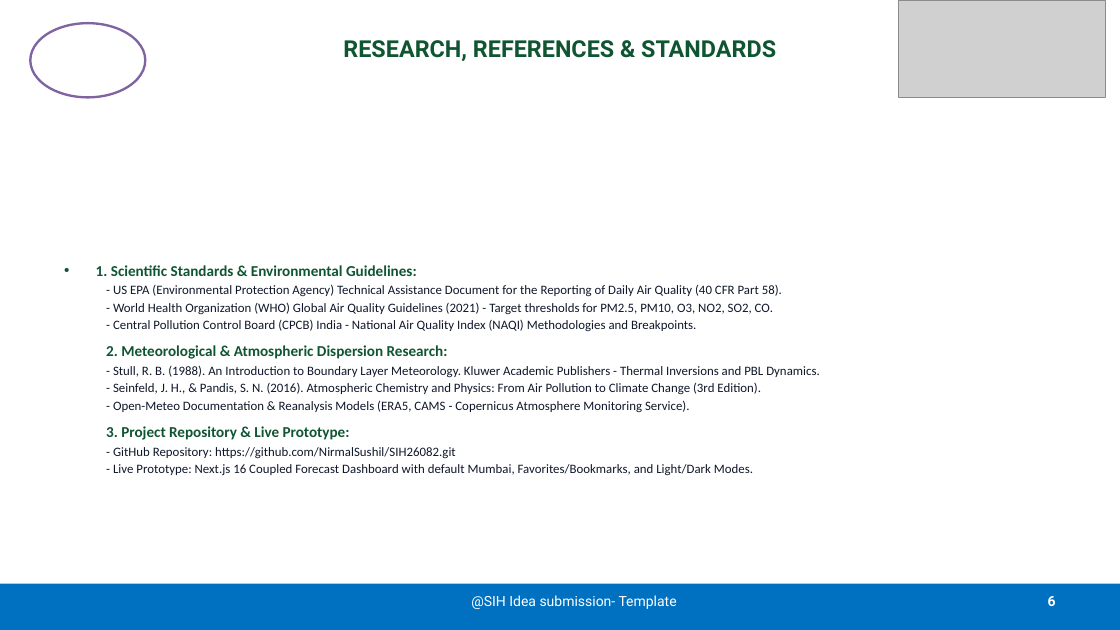
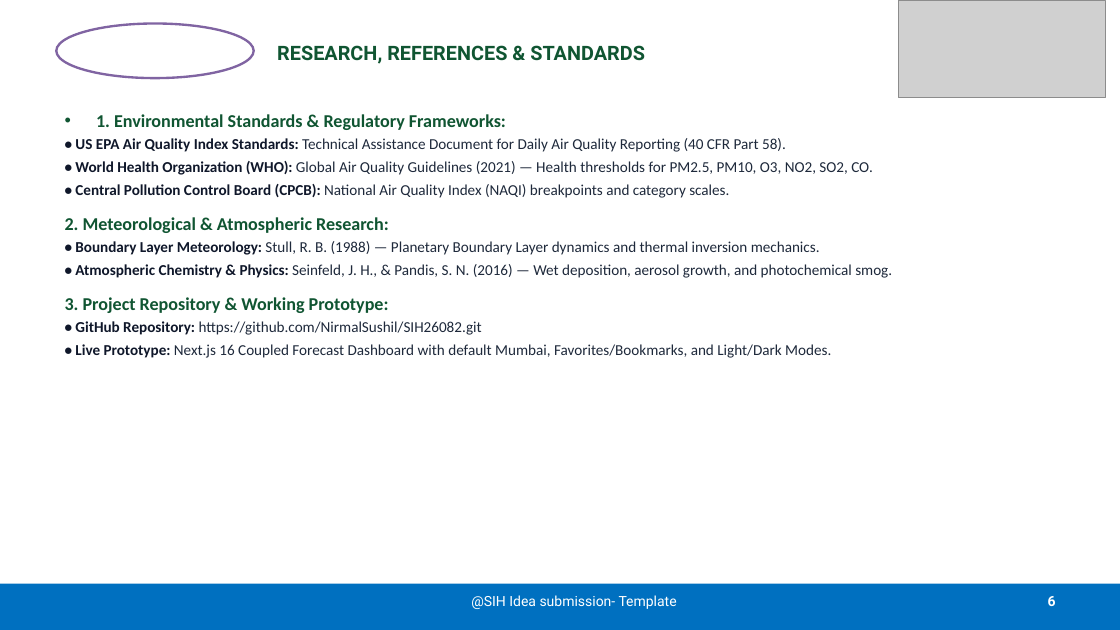
Before and after one commit to NirmalSushil/SIH26082, a slide deck: slide 6 of PPT/SIH2026-IDEA-Presentation-Xtream-09.pptx. Drawn at 1120x630 pixels with LibreOffice and Linux fonts; fonts in the diff are those of the drawing; grey boxes stand for pictures. Boxes give left, top, right and bottom in pixels: in the first picture for what was removed or moved away, otherwise in the second. Text is boxed around its words. In the diff, an @@ line names an element or a change of style, - is before the commit and + after.

Commit message:
fix(ppt): enhance typography, increase font sizes, and optimize shape alignments across all slides

```diff
--- a/PPT/SIH2026-IDEA-Presentation-Xtream-09.pptx
+++ b/PPT/SIH2026-IDEA-Presentation-Xtream-09.pptx
@@ ellipse: place and size @@
-ellipse at (30,24,145,97)
+ellipse at (56,24,254,78)
@@ title "RESEARCH, REFERENCES & STANDARDS": place and size @@
-title "RESEARCH, REFERENCES & STANDARDS" at (343,40,776,61)
+title "RESEARCH, REFERENCES & STANDARDS" at (277,45,645,64)
@@ title "RESEARCH, REFERENCES & STANDARDS" at (277,45,645,64): size 20 to 17 pt; alignment centre to left @@
@@ text at (65,114,892,358): text changed; size 11 to 13 pt; text colour #0F172A to #1E293B @@
-• 1. Scientific Standards & Environmental Guidelines:
-  - US EPA (Environmental Protection Agency) Technical Assistance Document for the Reporting of Daily Air Quality (40 CFR Part 58).
-  - World Health Organization (WHO) Global Air Quality Guidelines (2021) - Target thresholds for PM2.5, PM10, O3, NO2, SO2, CO.
-  - Central Pollution Control Board (CPCB) India - National Air Quality Index (NAQI) Methodologies and Breakpoints.
-2. Meteorological & Atmospheric Dispersion Research:
-  - Stull, R. B. (1988). An Introduction to Boundary Layer Meteorology. Kluwer Academic Publishers - Thermal Inversions and PBL Dynamics.
-  - Seinfeld, J. H., & Pandis, S. N. (2016). Atmospheric Chemistry and Physics: From Air Pollution to Climate Change (3rd Edition).
-  - Open-Meteo Documentation & Reanalysis Models (ERA5, CAMS - Copernicus Atmosphere Monitoring Service).
-3. Project Repository & Live Prototype:
-  - GitHub Repository: https://github.com/NirmalSushil/SIH26082.git
-  - Live Prototype: Next.js 16 Coupled Forecast Dashboard with default Mumbai, Favorites/Bookmarks, and Light/Dark Modes.
+• 1. Environmental Standards & Regulatory Frameworks:
+• US EPA Air Quality Index Standards: Technical Assistance Document for Daily Air Quality Reporting (40 CFR Part 58).
+• World Health Organization (WHO): Global Air Quality Guidelines (2021) — Health thresholds for PM2.5, PM10, O3, NO2, SO2, CO.
+• Central Pollution Control Board (CPCB): National Air Quality Index (NAQI) breakpoints and category scales.
+2. Meteorological & Atmospheric Research:
+• Boundary Layer Meteorology: Stull, R. B. (1988) — Planetary Boundary Layer dynamics and thermal inversion mechanics.
+• Atmospheric Chemistry & Physics: Seinfeld, J. H., & Pandis, S. N. (2016) — Wet deposition, aerosol growth, and photochemical smog.
+3. Project Repository & Working Prototype:
+• GitHub Repository: https://github.com/NirmalSushil/SIH26082.git
+• Live Prototype: Next.js 16 Coupled Forecast Dashboard with default Mumbai, Favorites/Bookmarks, and Light/Dark Modes.
```
Also in this commit, not shown: 5 other slides changed, 1 other file.
